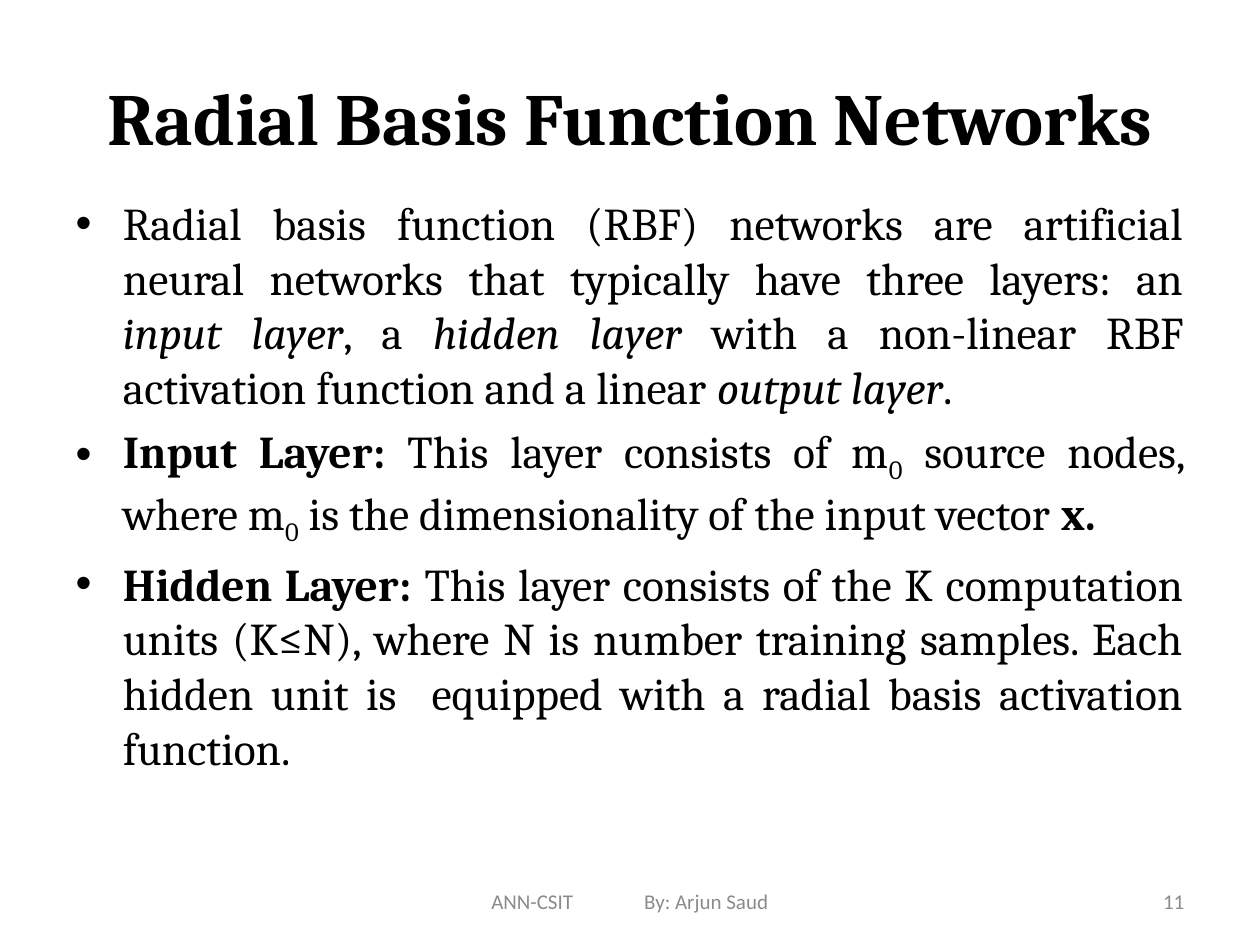
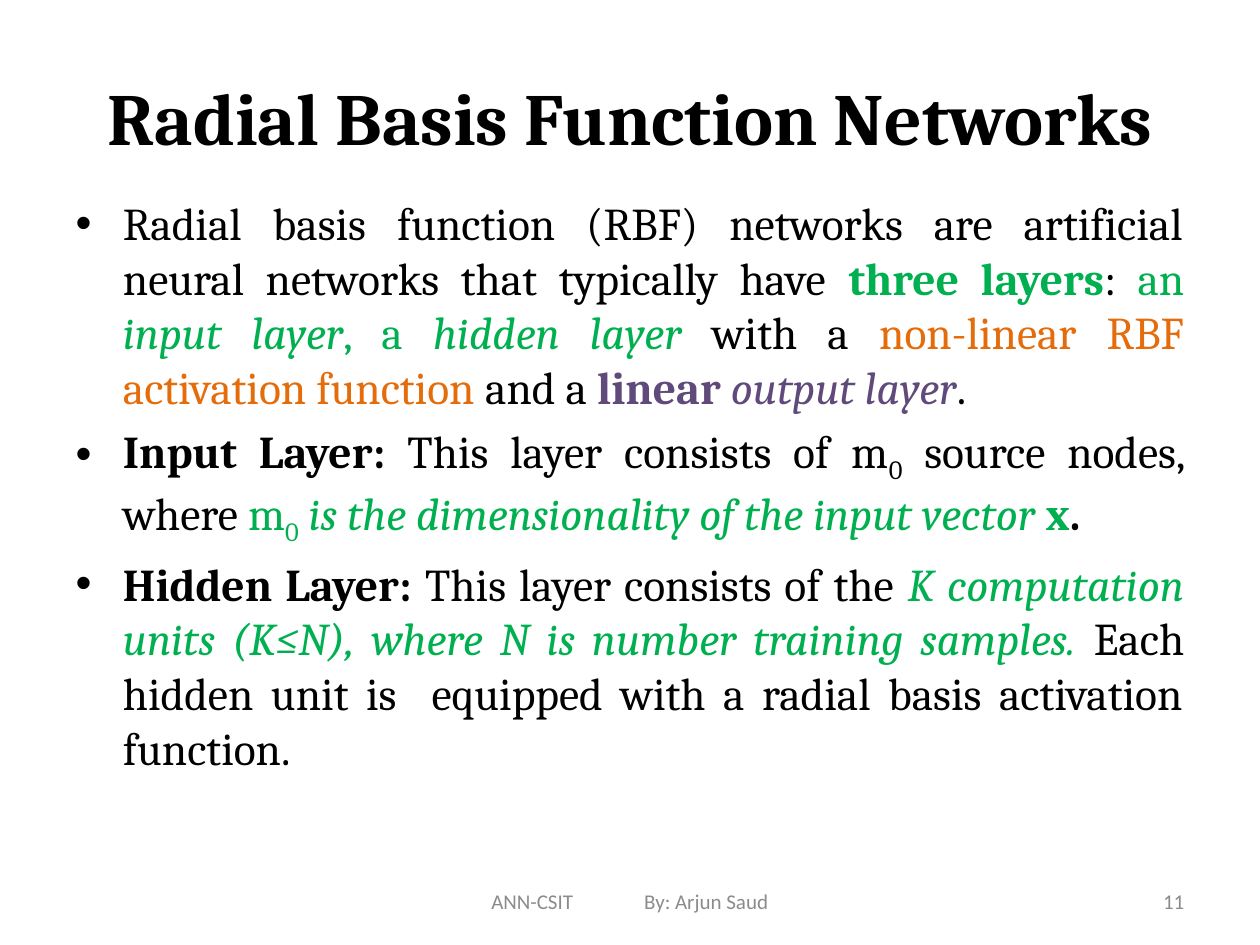
Before and after one commit to Yujan3333/Master-in-Computer-Science-and-Information-Technology, a slide deck: slide 11 of Main/Study/First Sem/Subjects/Neural Network (NN)/Sir Slides/Unit -4 RBFNN.pptx. Drawn at 1260x945 pixels with LibreOffice and Linux fonts; fonts in the diff are those of the drawing. Boxes give left, top, right and bottom in pixels: in the first picture for what was removed or moved away, otherwise in the second. Text is boxed around its words. In the diff, an @@ line names an element or a change of style, - is before the commit and + after.

```diff
--- a/Main/Study/First Sem/Subjects/Neural Network (NN)/Sir Slides/Unit -4 RBFNN.pptx
+++ b/Main/Study/First Sem/Subjects/Neural Network (NN)/Sir Slides/Unit -4 RBFNN.pptx
@@ text "Radial basis function (RBF) networks ..." at bbox=[123, 207, 1185, 766]: text colour #000000 to #00B050 in "three layers: an input layer, a hidden ...", "m0 is the dimensionality of the input ...", "K computation units (K≤N), where N is ..."; text colour #000000 to #E46C0A in "non-linear RBF activation function"; text colour #000000 to #604A7B in "linear output layer."; bold on in "three layers: linear"; italic on in "is the dimensionality of the input vector", "K computation units (K≤N), where N is ..." @@
```
Also in this commit, not shown: 31 other slides changed, 23 other files.
